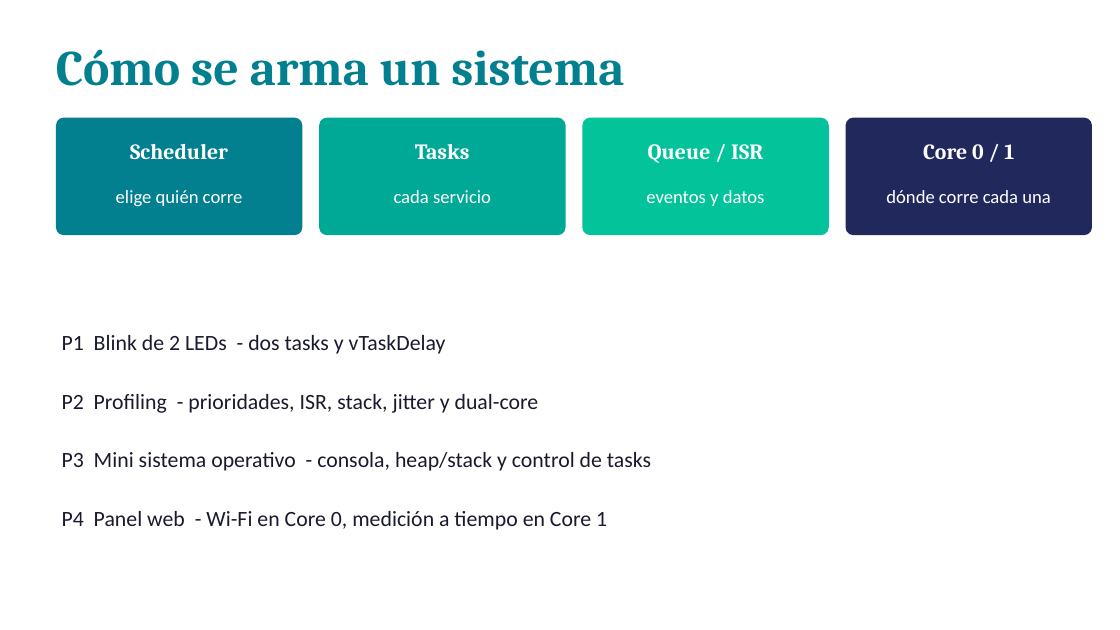
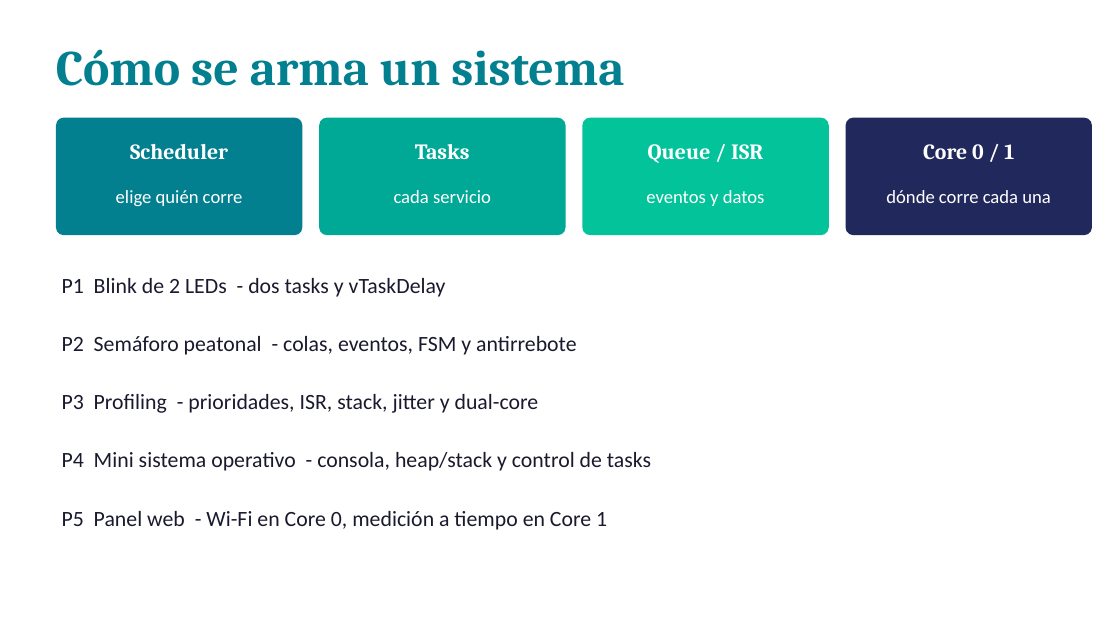
Before and after one commit to adricatena/TD2-FreeRTOS, a slide deck: slide 17 of FreeRTOS_Intro_ESP32.pptx. Drawn at 1120x630 pixels with LibreOffice and Linux fonts; fonts in the diff are those of the drawing. Boxes give left, top, right and bottom in pixels: in the first picture for what was removed or moved away, otherwise in the second. Text is boxed around its words. In the diff, an @@ line names an element or a change of style, - is before the commit and + after.

```diff
--- a/FreeRTOS_Intro_ESP32.pptx
+++ b/FreeRTOS_Intro_ESP32.pptx
@@ text "P1 Blink de 2 LEDs ...": place and size @@
-text "P1 Blink de 2 LEDs ..." at bbox=[62, 335, 446, 354]
+text "P1 Blink de 2 LEDs ..." at bbox=[62, 278, 446, 297]
@@ text added at bbox=[62, 336, 577, 355], 14 pt, text #1A1A2E @@
+P2 Semáforo peatonal - colas, eventos, FSM y antirrebote
@@ text at bbox=[62, 394, 539, 413]: text changed @@
-P2 Profiling - prioridades, ISR, stack, jitter y dual-core
+P3 Profiling - prioridades, ISR, stack, jitter y dual-core
@@ text at bbox=[62, 452, 651, 471]: text changed @@
-P3 Mini sistema operativo - consola, heap/stack y control de tasks
+P4 Mini sistema operativo - consola, heap/stack y control de tasks
@@ text at bbox=[62, 511, 607, 530]: text changed @@
-P4 Panel web - Wi-Fi en Core 0, medición a tiempo en Core 1
+P5 Panel web - Wi-Fi en Core 0, medición a tiempo en Core 1
```
Also in this commit, not shown: 2 other slides changed.
